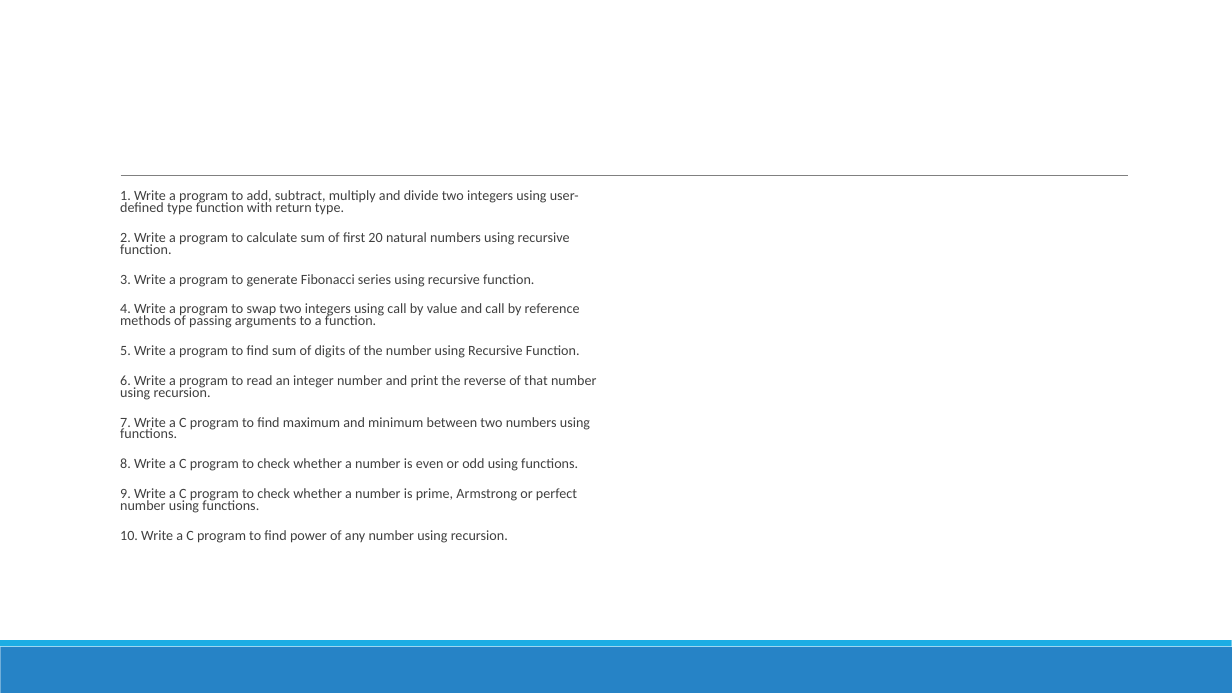
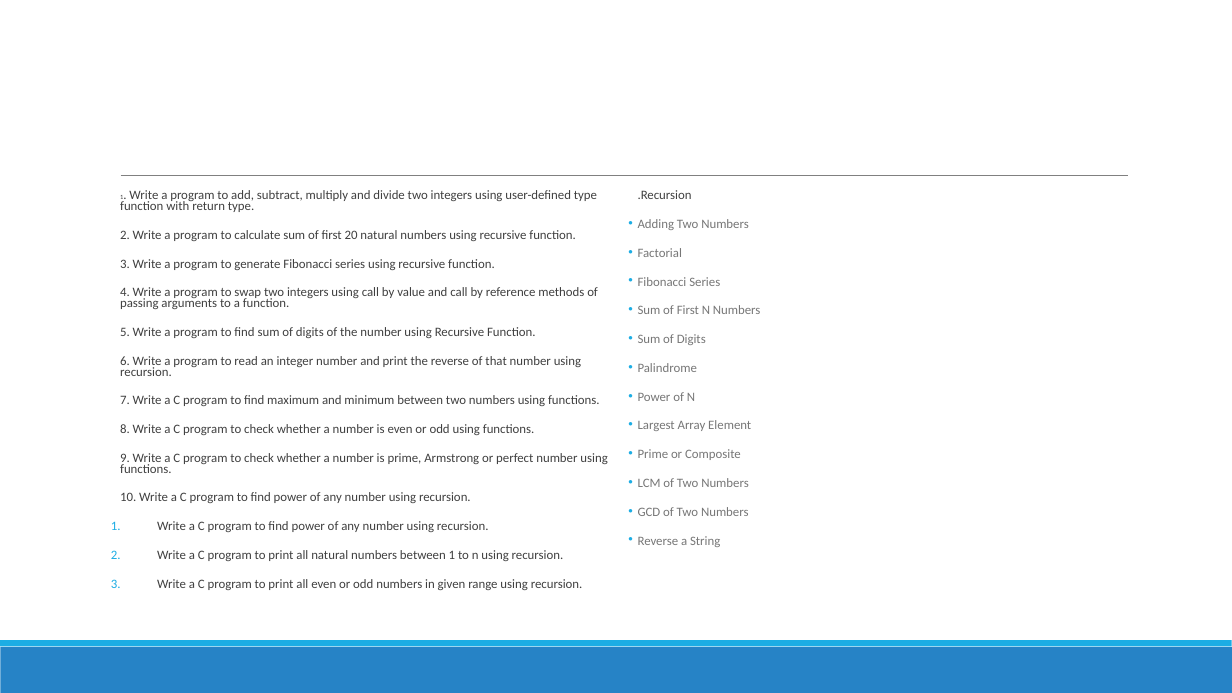
Before and after one commit to TrailBlazed/Python-Learning-Path, a slide deck: slide 7 of 3.Functions/Functions.pptx. Drawn at 1232x693 pixels with LibreOffice and Linux fonts; fonts in the diff are those of the drawing. Boxes give left, top, right and bottom in pixels: in the first picture for what was removed or moved away, otherwise in the second. Text is boxed around its words. In the diff, an @@ line names an element or a change of style, - is before the commit and + after.

```diff
--- a/3.Functions/Functions.pptx
+++ b/3.Functions/Functions.pptx
@@ text at (x1=120, y1=190, x2=607, y2=503): size 11 to 5 pt in "1."; size 11 to 10 pt in "1. Write a program to add, subtract, ...", "2. Write a program to calculate sum ...", "3. Write a program to generate Fibonacci ...", "4. Write a program to swap two ..." and 6 more places @@
@@ text added at (x1=638, y1=190, x2=761, y2=547), 10 pt, text #777777 @@
+  .Recursion
+• Adding Two Numbers
+• Factorial
+• Fibonacci Series
+• Sum of First N Numbers
+• Sum of Digits
+• Palindrome
+• Power of N
+• Largest Array Element
+• Prime or Composite
+• LCM of Two Numbers
+• GCD of Two Numbers
+• Reverse a String
@@ text at (x1=157, y1=521, x2=583, y2=590): paragraphs added @@
+1. Write a C program to find power of any number using recursion.
+2. Write a C program to print all natural numbers between 1 to n using recursion.
+3. Write a C program to print all even or odd numbers in given range using recursion.
```
Also in this commit, not shown: 1 other slide changed, 11 other files.
